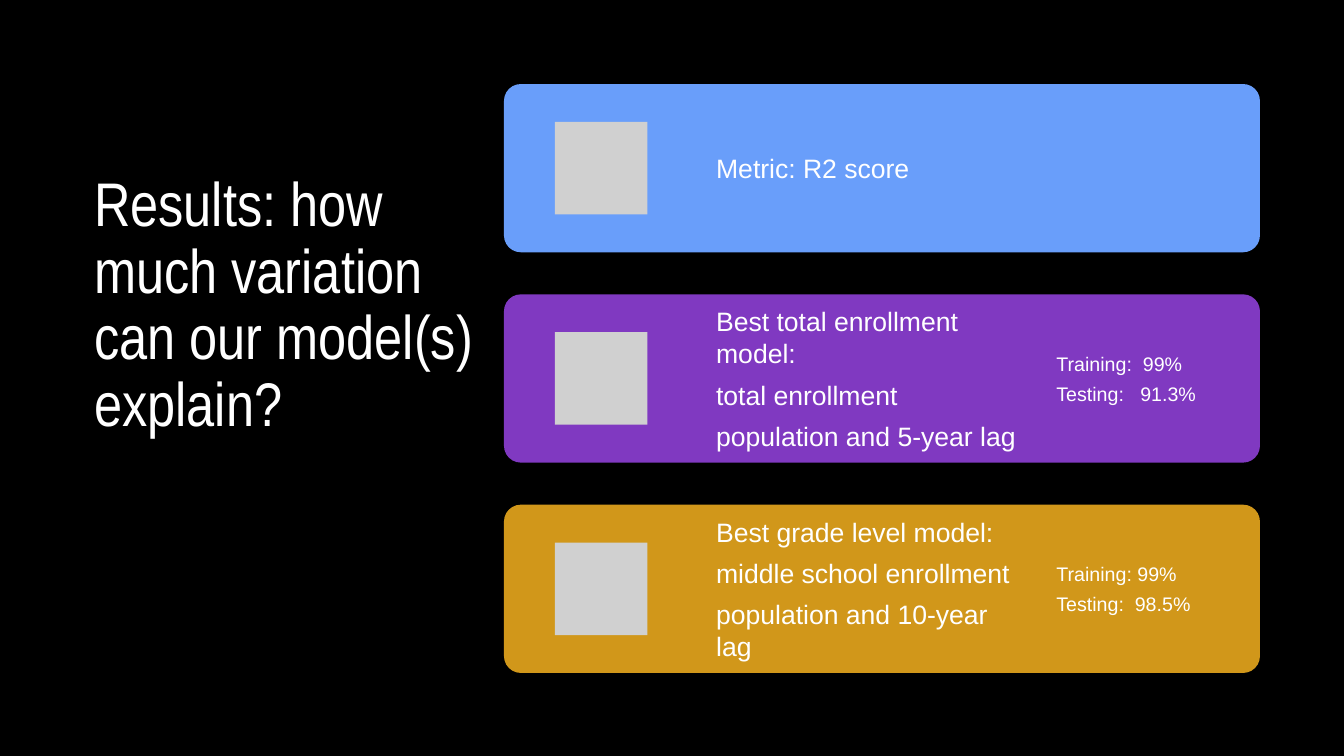
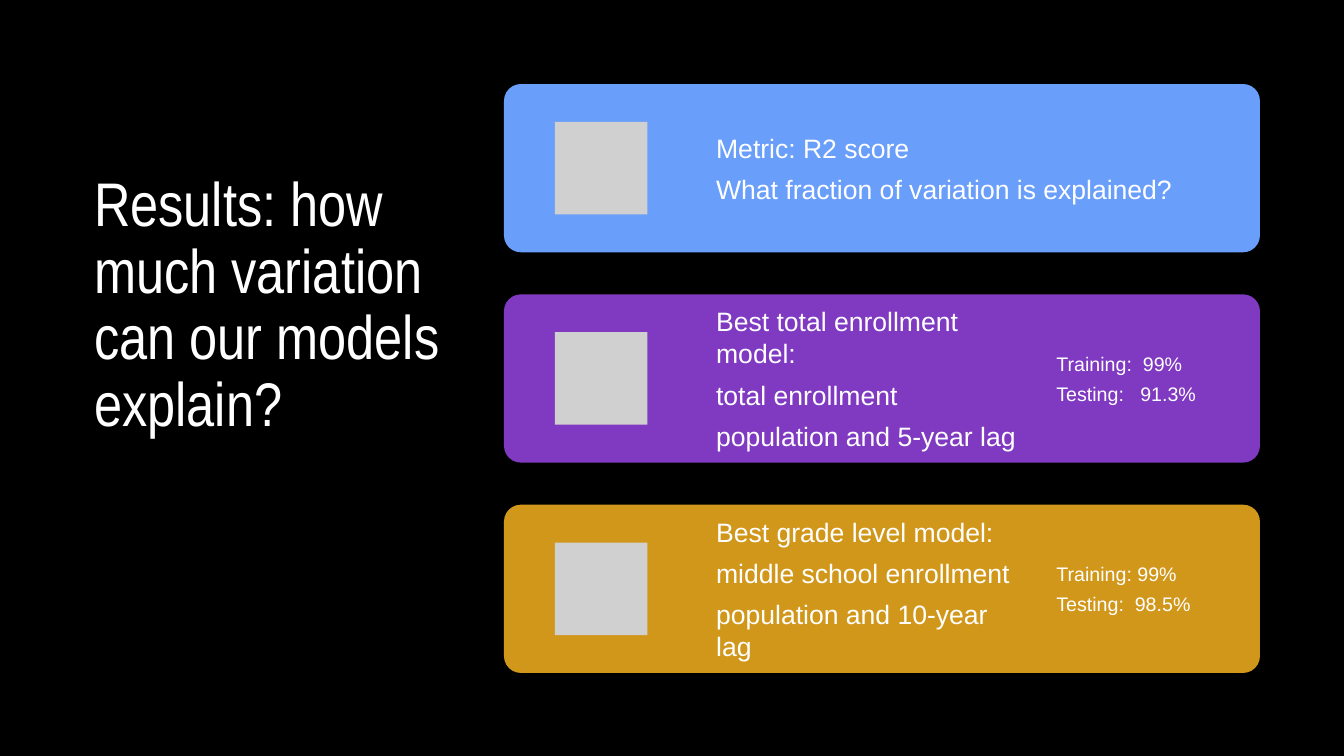
Before and after one commit to lauraminter/seattle-kids, a slide deck: slide 11 of assets/Seattle-kids-slides.pptx. Drawn at 1344x756 pixels with LibreOffice and Linux fonts; fonts in the diff are those of the drawing; grey boxes stand for pictures. Boxes give left, top, right and bottom in pixels: in the first picture for what was removed or moved away, otherwise in the second. Text is boxed around its words. In the diff, an @@ line names an element or a change of style, - is before the commit and + after.

```diff
--- a/assets/Seattle-kids-slides.pptx
+++ b/assets/Seattle-kids-slides.pptx
@@ title at [94, 181, 440, 438]: text changed @@
-Results: how much variation can our model(s) explain?
+Results: how much variation can our models explain?
@@ text at [716, 180, 1171, 204]: paragraph added @@
+What fraction of variation is explained?
```
Also in this commit, not shown: 3 other slides changed, 4 other files.
